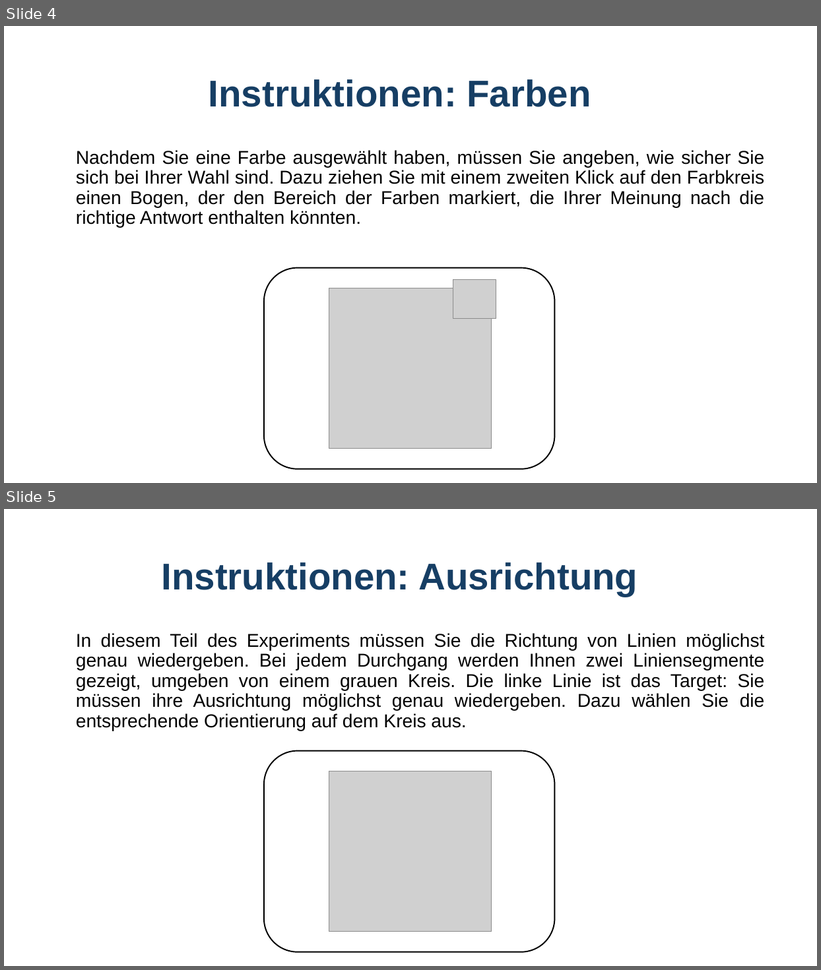
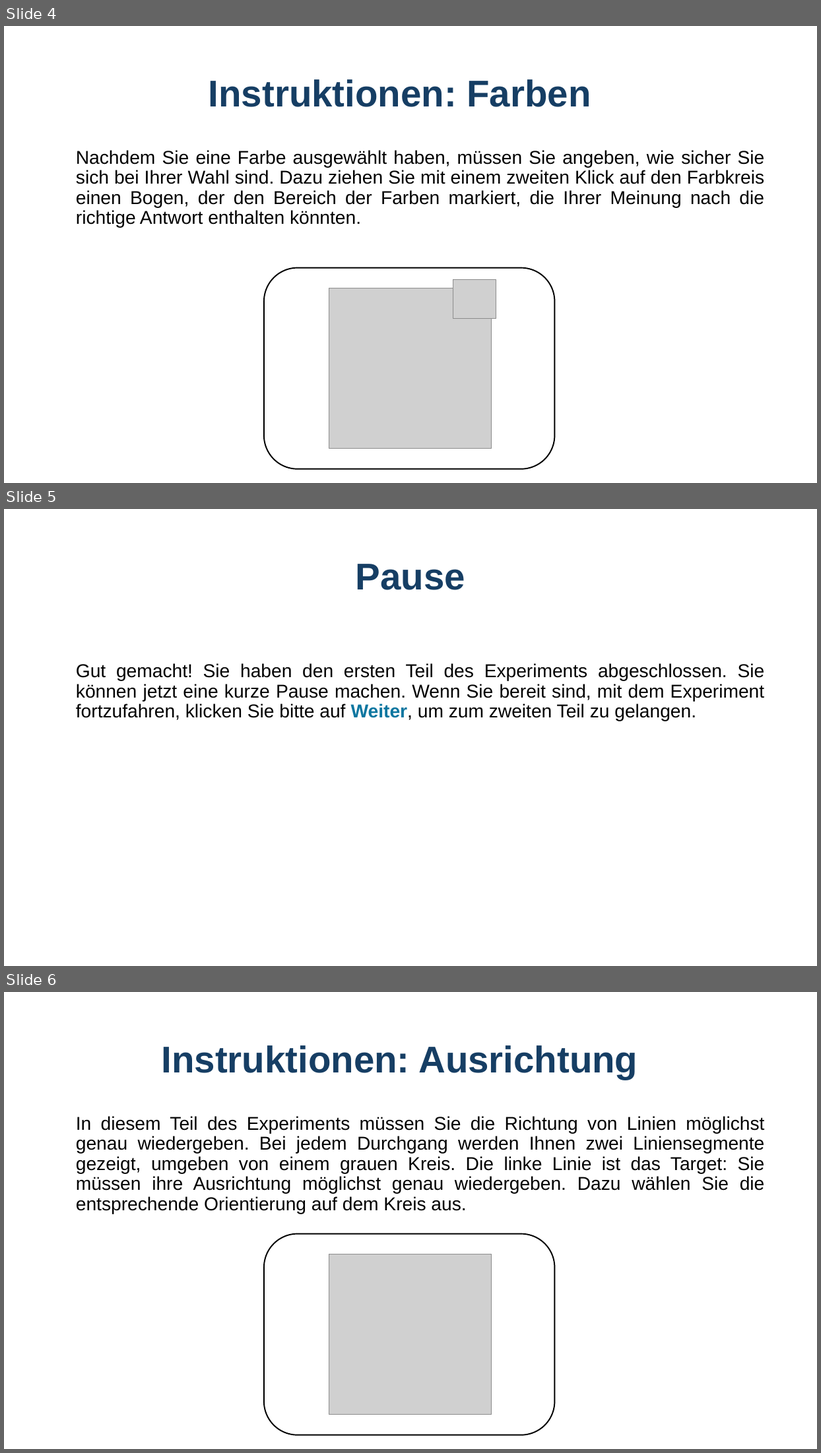
Before and after one commit to GidonFrischkorn/Ambizione-IndividualDifferencesStudy, a slide deck: tasks/perceptual-matching/assets/images/instructions perceptual matching .pptx. Shown one above the other, each under a label of ours: slides 4 and 5 before the commit, slides 4, 5 and 6 after it. The pictures are 821x970 and 821x1453 pixels, drawn with LibreOffice and Linux fonts; fonts in the diff are those of the drawing; grey boxes stand for pictures. Boxes give left, top, right and bottom in pixels: in the first picture for what was removed or moved away, otherwise in the second. Text is boxed around its words. In the diff, an @@ line names an element or a change of style, - is before the commit and + after.

```diff
--- a/tasks/perceptual-matching/assets/images/instructions perceptual matching .pptx
+++ b/tasks/perceptual-matching/assets/images/instructions perceptual matching .pptx
@@ slide 5 added at (4,509,817,966), background #FFFFFF @@
@@ title added at (356,564,465,590), 44 pt, text #163E64, bold @@
+Pause
@@ text added at (76,663,765,722), 22 pt, text #000000 @@
+Gut gemacht! Sie haben den ersten Teil des Experiments abgeschlossen. Sie können jetzt eine kurze Pause machen. Wenn Sie bereit sind, mit dem Experiment fortzufahren, klicken Sie bitte auf Weiter, um zum zweiten Teil zu gelangen.
@@ rectangle added at (367,900,391,904), fill #FFFFFF @@
@@ what was slide 5 is now slide 6 @@
```
Also in this commit, not shown: 10 other files.
